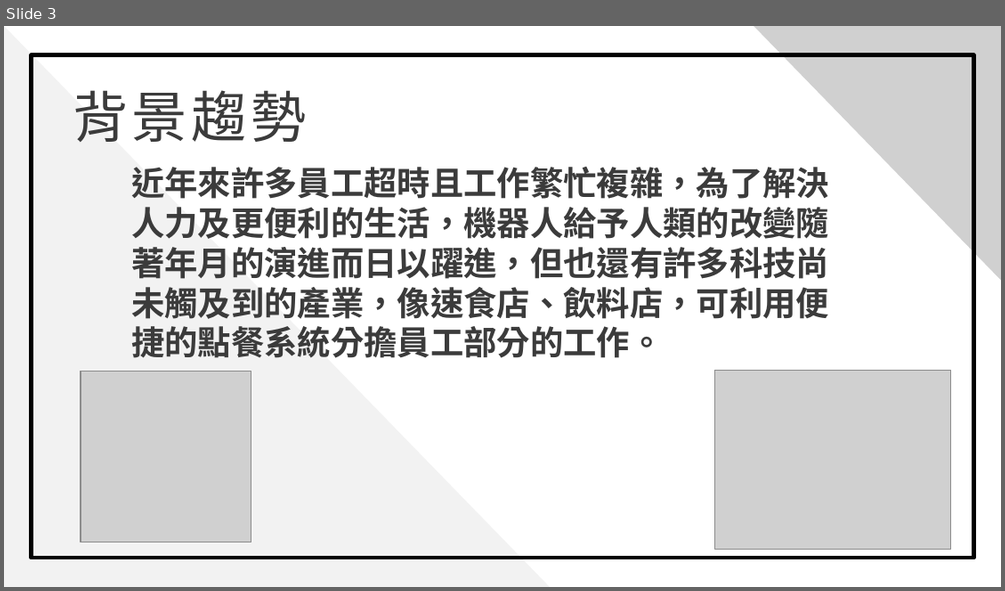
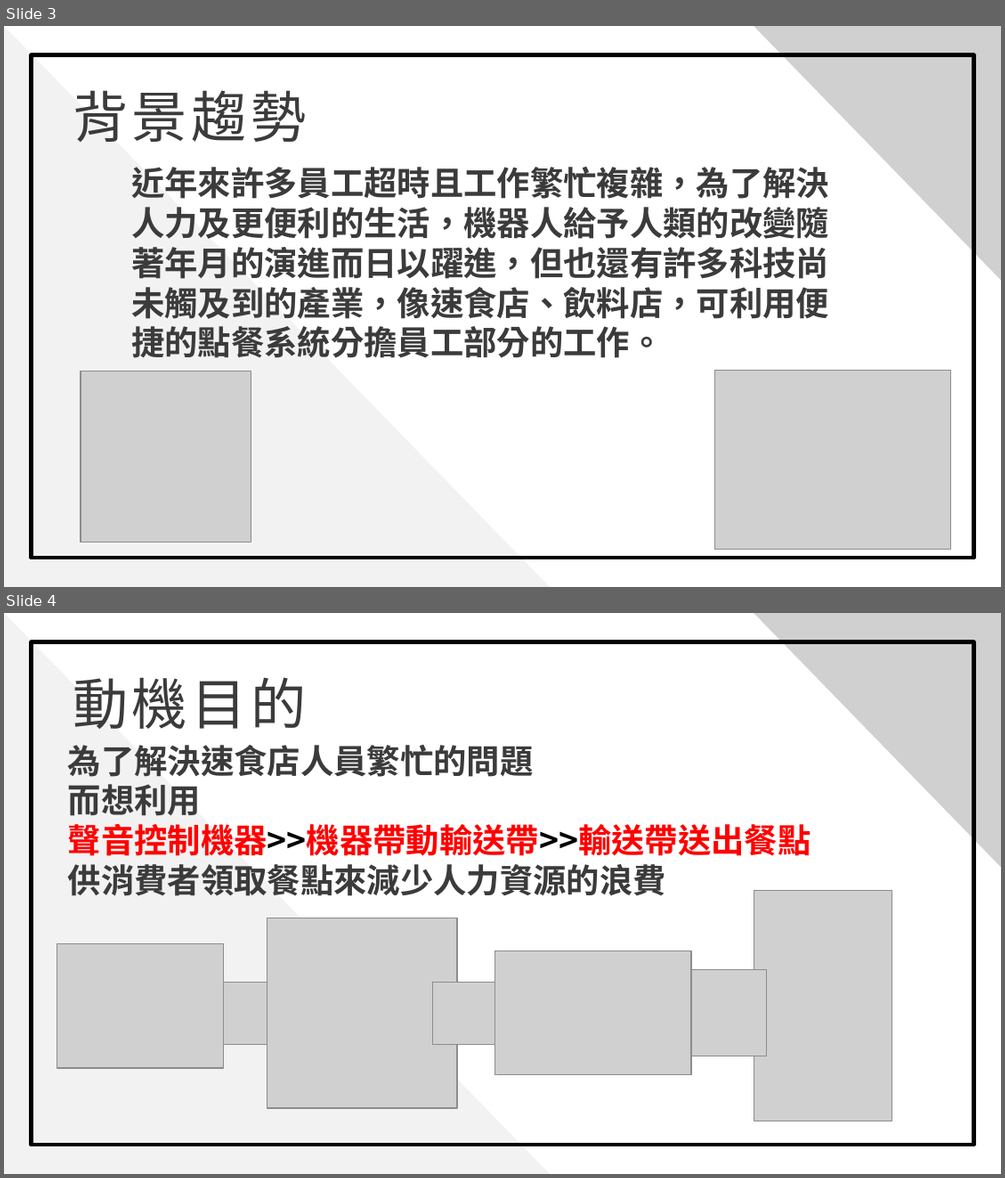
Before and after one commit to 0451030/108_SE_Team8, a slide deck: 軟體工程_期中報告.pptx. Shown one above the other, each under a label of ours: slide 3 before the commit, slides 3 and 4 after it. The pictures are 1005x591 and 1005x1178 pixels, drawn with LibreOffice and Linux fonts; fonts in the diff are those of the drawing; grey boxes stand for pictures; background and template pictures are left out. Boxes give left, top, right and bottom in pixels: in the first picture for what was removed or moved away, otherwise in the second. Text is boxed around its words. In the diff, an @@ line names an element or a change of style, - is before the commit and + after.

```diff
--- a/軟體工程_期中報告.pptx
+++ b/軟體工程_期中報告.pptx
@@ slide 4 added at box(4, 613, 1001, 1174), background picture (left out) @@
@@ rectangle added at box(4, 613, 1001, 1173), fill #FFFFFF @@
@@ triangle added at box(4, 613, 550, 1173), fill #F2F2F2 @@
@@ picture added at box(753, 613, 1001, 868) @@
@@ rectangle added at box(32, 641, 974, 1144), outline #000000 3 pt @@
@@ text added at box(73, 677, 306, 729), 40 pt, text #3B3B3B @@
+動機目的
@@ text added at box(68, 745, 811, 896), 24 pt, text #3B3B3B, bold @@
+為了解決速食店人員繁忙的問題
+而想利用
+聲音控制機器>>機器帶動輸送帶>>輸送帶送出餐點
+供消費者領取餐點來減少人力資源的浪費
@@ picture added at box(753, 890, 891, 1121) @@
@@ picture added at box(267, 918, 458, 1109) @@
@@ picture added at box(57, 943, 223, 1068) @@
@@ picture added at box(494, 951, 691, 1075) @@
@@ picture added at box(223, 981, 285, 1044) @@
@@ picture added at box(433, 981, 494, 1044) @@
@@ picture added at box(680, 970, 767, 1056) @@
```
Also in this commit, not shown: 7 slides changed, 10 other slides added, 1 slide removed.
